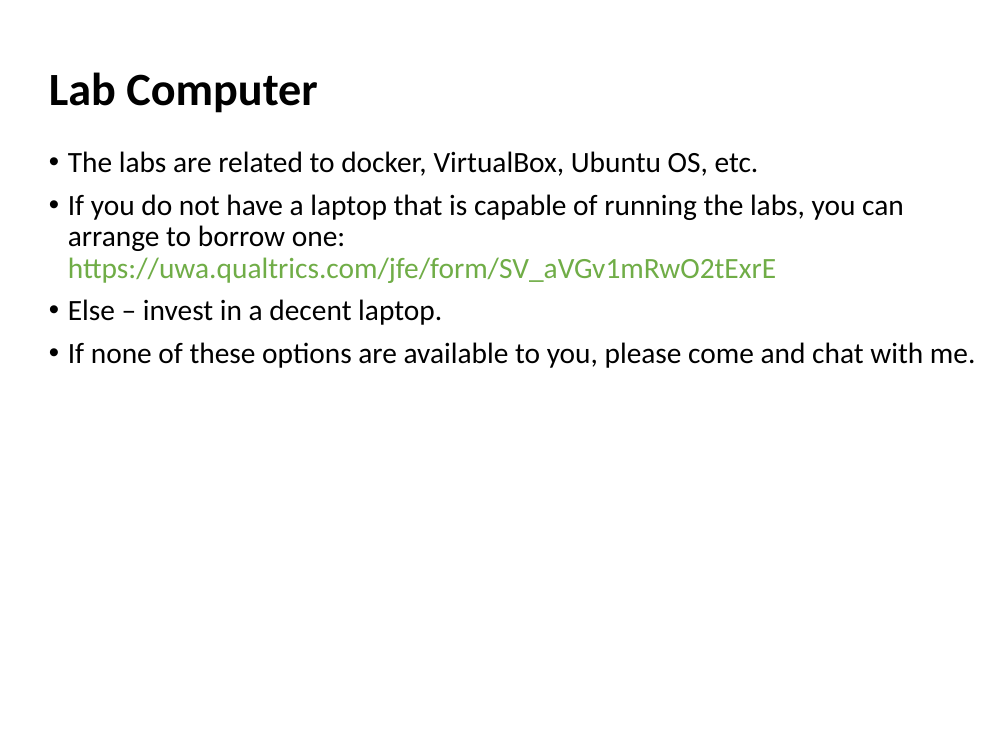
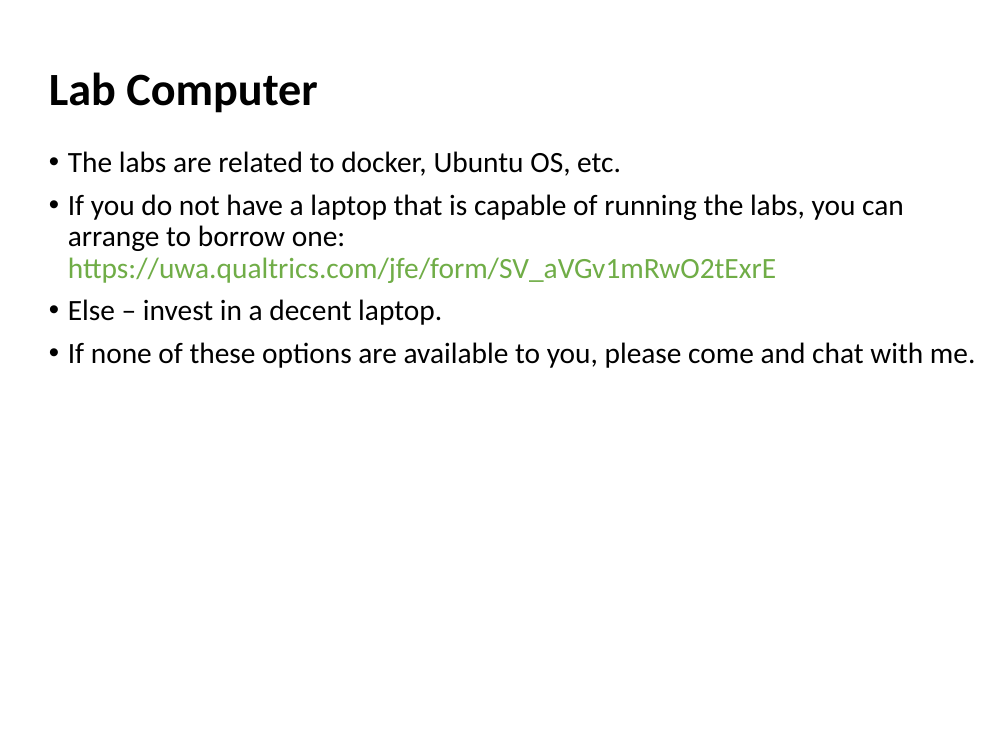
Before and after one commit to zhangzhics/CITS5503_Sem2, a slide deck: slide 21 of Lectures2024/CITS5503CloudComputingIntro_week1.pptx. Drawn at 1008x756 pixels with LibreOffice and Linux fonts; fonts in the diff are those of the drawing. Boxes give left, top, right and bottom in pixels: in the first picture for what was removed or moved away, otherwise in the second. Text is boxed around its words. In the diff, an @@ line names an element or a change of style, - is before the commit and + after.

```diff
--- a/Lectures2024/CITS5503CloudComputingIntro_week1.pptx
+++ b/Lectures2024/CITS5503CloudComputingIntro_week1.pptx
@@ text at (68, 151, 621, 176): text changed @@
-• The labs are related to docker, VirtualBox, Ubuntu OS, etc.
+• The labs are related to docker, Ubuntu OS, etc.
```
Also in this commit, not shown: 6 other slides changed, 2 slides added, 1 slide removed.
